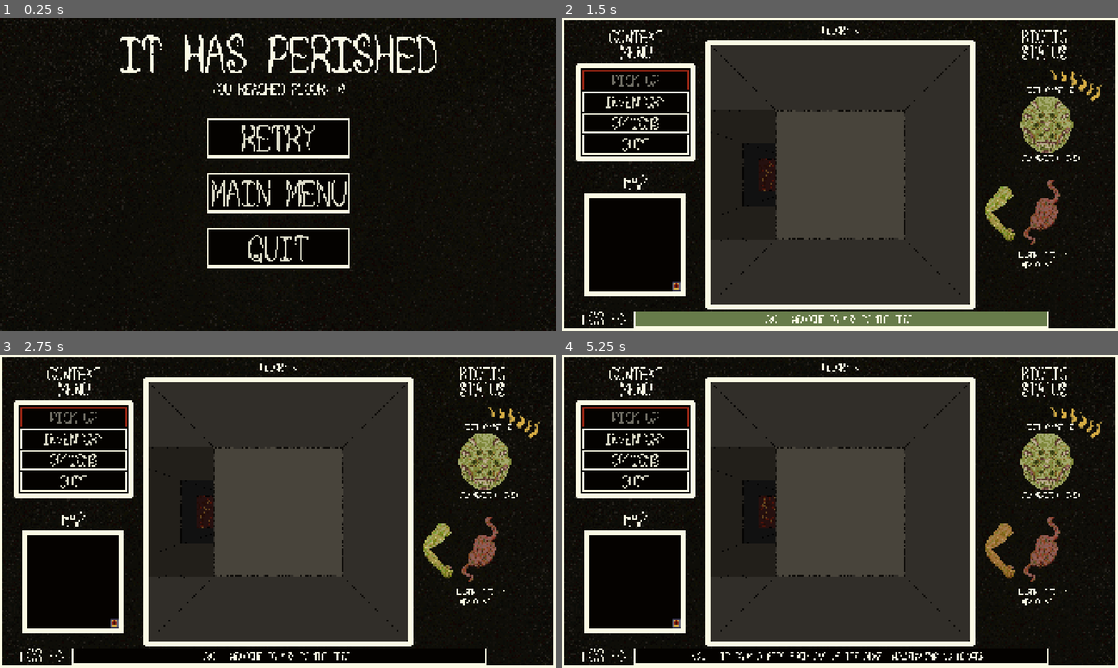
Above: before the commit, frames 1-4 (two rows, left to right).
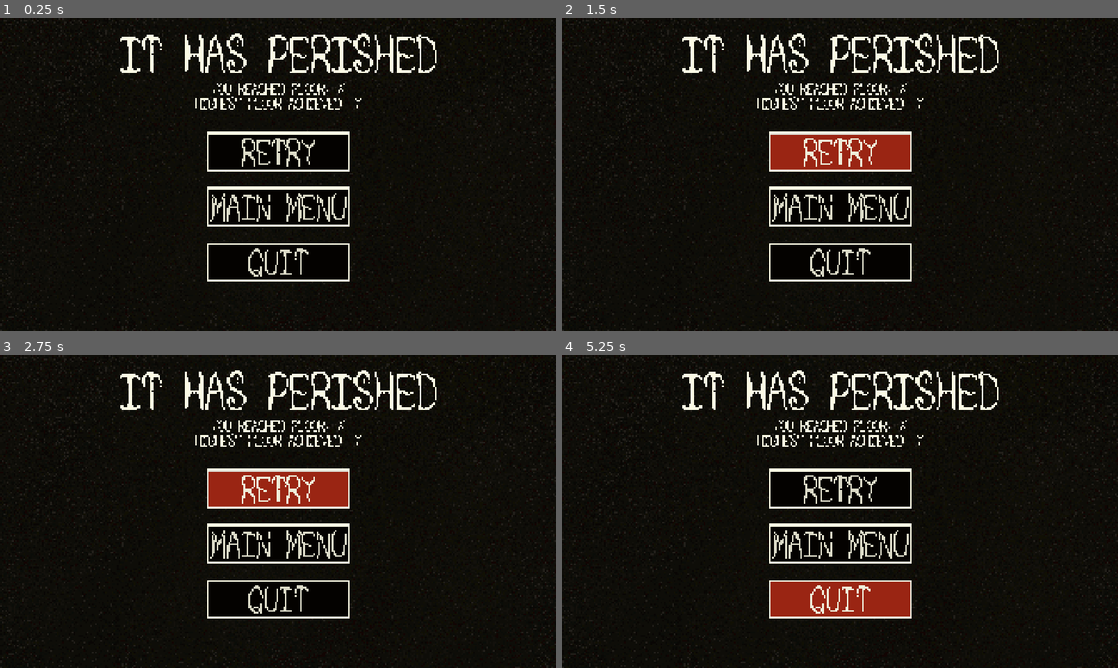
Above: after the commit, the same moments.

Repository: sym-z/arm-to-the-teeth
Game: Godot game, scene res://scenes/death_screen/death_screen.tscn
Same seed, same stepped clock (60 frames per second), same inputs: the game is played once before the commit and once after it. The project has no main scene, so this scene is started directly.
Inputs (mouse positions are in pixels of both pictures, inside the frame that each line leads up to):
- Up to frame 1 (0.25 s): no input
- Up to frame 2 (1.5 s): click "RETRY" at 0.5 s; click (840, 152) at 1.25 s, where only the run after the commit has a clickable "RETRY"
- Up to frame 3 (2.75 s): click (278, 489) at 2 s, where only the run after the commit has a clickable "RETRY"
- Up to frame 4 (5.25 s): click (634, 439) at 2.75 s, where only the run before the commit has a clickable "INVENTORY"; click (878, 511) at 3.5 s, where only the run before the commit has a clickable "EAT"; click (840, 542) at 4.25 s, where only the run after the commit has a clickable "MAIN MENU"; click (840, 599) at 5 s, where only the run before the commit has a clickable "BACK"

The runs differ from the first frame. In frame 1, 4.5% of the frame differs, in the area x 35-65%, y 20-85%; in frame 2, 51%, in the area x 0-100%, y 0-100%; in frame 3, 47%; in frame 4, 48%.
Error after the commit: Invalid access to property or key 'highest_floor' on a base object of type 'Node (globals.gd)'. (res://scenes/death_screen/death_screen.gd:10)

Commit message:
high score tracking

Diff:
--- a/src/scenes/death_screen/death_screen.gd
+++ b/src/scenes/death_screen/death_screen.gd
@@ -7,7 +7,9 @@
 
 func _ready():
 	#TODO: Add in high score
-	score_label.text = "YOU REACHED FLOOR: " + str(Globals.curr_floor)
+	if Globals.curr_floor > Globals.highest_floor:
+		Globals.highest_floor = Globals.curr_floor
+	score_label.text = "YOU REACHED FLOOR: " + str(Globals.curr_floor) + "\nHIGHEST FLOOR REACHED: " + str(Globals.highest_floor)
 	retry_button.connect("pressed", try_again)
 	menu_button.connect("pressed", back_to_menu)
 	quit_button.connect("pressed", quit_game)
Not shown, changed: docs/DEVLOG.md
